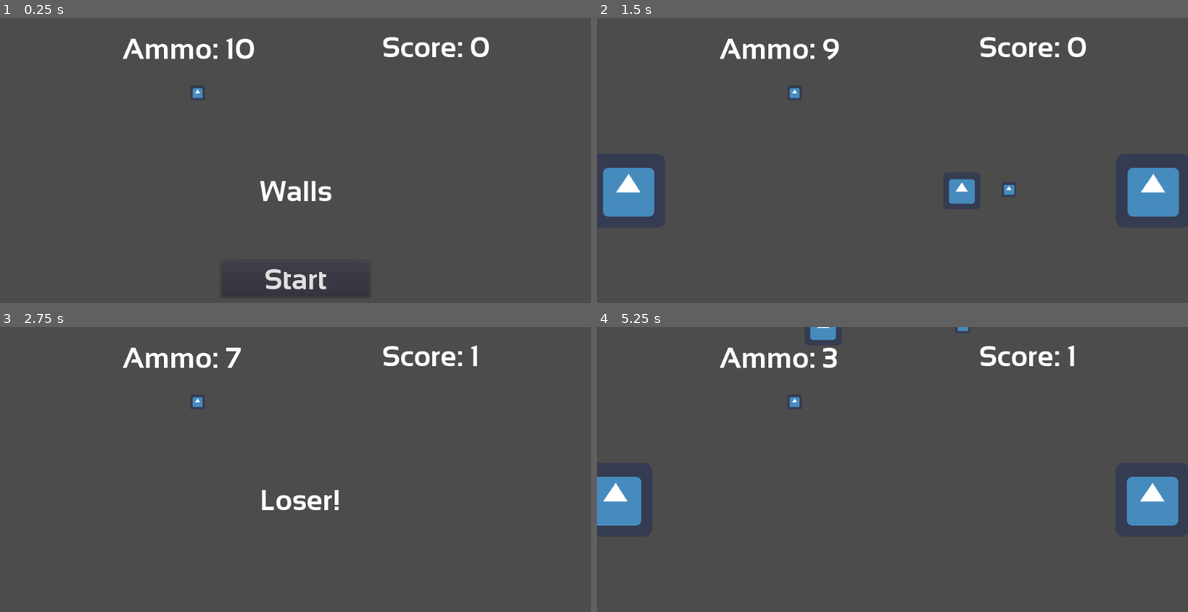
Above: before the commit, frames 1-4 (two rows, left to right).
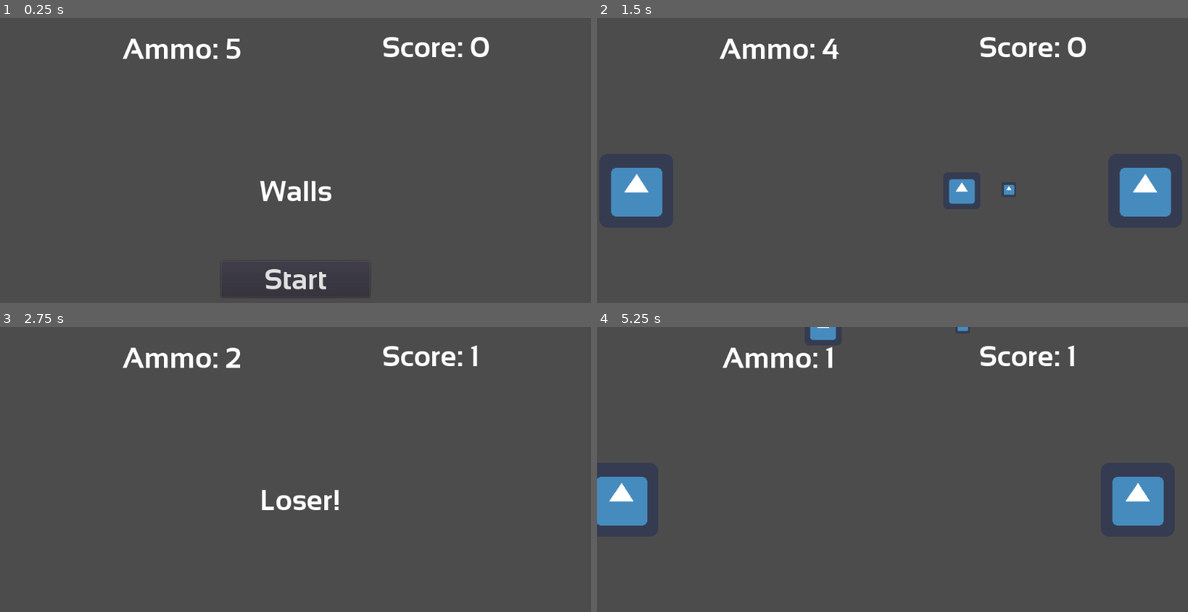
Above: after the commit, the same moments.

Repository: PerHenrikS/LudumDare42
Game: Godot game, scene res://Main.tscn
Same seed, same stepped clock (60 frames per second), same inputs: the game is played once before the commit and once after it. The engine's default icon, where the game draws it, is replaced by a stand-in: a white triangle on a blue panel in a dark square.
Inputs (mouse positions are in pixels of both pictures, inside the frame that each line leads up to):
- Up to frame 1 (0.25 s): no input
- Up to frame 2 (1.5 s): click "Start" at 0.5 s; move the mouse to (1022, 174) at 1.27 s; hold Right (ui_right) from 1.28 s (still down); tap Space (ui_select) at 1.35 s
- Up to frame 3 (2.75 s): tap Space (ui_select) at 1.52, 1.82, 2.1, 2.27, 2.57 s; move the mouse to (177, 517) at 2.02 s; release Right (ui_right) at 2.03 s; hold Down (ui_down) from 2.03 s (still down)
- Up to frame 4 (5.25 s): tap Enter at 2.75 s; move the mouse to (951, 423) at 2.77 s; release Down (ui_down) at 2.78 s; hold Right (ui_right) 2.78-3.5 s; tap Space (ui_select) at 2.85, 4.35, 4.52, 4.82, 5.1 s; click "Start" at 3.5 s; move the mouse to (862, 569) at 4.27 s; hold Up (ui_up) 4.28-5.03 s; move the mouse to (1069, 552) at 5.02 s; hold Left (ui_left) from 5.03 s (still down)

The runs differ from the first frame. In frame 1, 0.3% of the frame differs, in the area x 32-43%, y 6-29%; in frame 2, 1.5%; in frame 3, 0.1%; in frame 4, 2.2%, in the area x 0-99%, y 6-70%.

Commit message:
Gameplay ready

Diff:
--- a/Area2D.gd
+++ b/Area2D.gd
@@ -1,6 +1,9 @@
 extends Area2D
+
+signal speedup
 
 func _on_Collectable_area_entered(col):
 	if col.get_name() == "Player":
 		col.ammo()
+		col.speedup()
 		queue_free()
--- a/Collectable.tscn
+++ b/Collectable.tscn
@@ -8,7 +8,7 @@
 custom_solver_bias = 0.0
 extents = Vector2( 62.2349, 62.5692 )
 
-[node name="Collectable" type="Area2D" index="0"]
+[node name="Collectable" type="Area2D"]
 
 scale = Vector2( 0.2, 0.2 )
 input_pickable = true
--- a/Main.gd
+++ b/Main.gd
@@ -3,28 +3,43 @@
 var score
 var screen
 
+var walls
+var collectable = preload("res://Collectable.tscn")
+
 func _ready():
 	screen = get_viewport_rect().size
+	walls = [$LeftWall, $RightWall]
 
 func game_over():
 	$ScoreTimer.stop()
+	$SpawnTimer.stop()
 	$HUD.show_game_over()
 	$Player.end()
 	$LeftWall.end()
 	$RightWall.end()
+	var collectables = get_node("Collects").get_children()
+	for c in collectables:
+		c.queue_free()
 
 func new_game():
 	$ScoreTimer.start()
+	$SpawnTimer.wait_time = 2
+	$SpawnTimer.start()
 	score = 0
+	$Player.ammo = 5
+	$HUD.update_ammo($Player.ammo)
 
 	$HUD.update_score(score)
 	$HUD.show_message("")
-	$Player.start()
 
 	$LeftWall.start(Vector2(45, screen.y / 2), 1)
 	$RightWall.start(Vector2(screen.x - 45, screen.y / 2), -1)
+	$Player.start()
 
 func _on_ScoreTimer_timeout():
+	var i = randi()%2
+	print(i)
+	walls[i].velocity = walls[i].velocity*1.01
 	score += 1
 	$HUD.update_score(score)
 
@@ -34,3 +49,20 @@
 
 func _on_Player_ammo_display():
 	$HUD.update_ammo($Player.ammo)
+
+
+func _on_SpawnTimer_timeout():
+	var obj = collectable.instance()
+	#TODO: these still have some issue
+	var randX = rand_range($LeftWall.position.x+50, $RightWall.position.x-50)
+	var randY = rand_range(0, screen.y)
+
+	obj.position = Vector2(
+		randX,
+		randY
+	)
+	get_node("Collects").add_child(obj)
+
+func _on_Player_speed_up():
+	if $SpawnTimer.wait_time > .1:
+		$SpawnTimer.wait_time -= 0.2
--- a/Main.tscn
+++ b/Main.tscn
@@ -1,10 +1,9 @@
-[gd_scene load_steps=6 format=2]
+[gd_scene load_steps=5 format=2]
 
 [ext_resource path="res://Main.gd" type="Script" id=1]
 [ext_resource path="res://UI.tscn" type="PackedScene" id=2]
 [ext_resource path="res://Player.tscn" type="PackedScene" id=3]
 [ext_resource path="res://Wall.tscn" type="PackedScene" id=4]
-[ext_resource path="res://Collectable.tscn" type="PackedScene" id=5]
 
 [node name="Main" type="Node2D"]
 
@@ -33,14 +32,23 @@
 [node name="LeftWall" parent="." index="4" instance=ExtResource( 4 )]
 
 position = Vector2( 1100.9, 291.603 )
+pushback = 15
+movement_speed = 25
 
 [node name="RightWall" parent="." index="5" instance=ExtResource( 4 )]
 
 position = Vector2( -115.019, 282.709 )
+pushback = 15
+movement_speed = 25
 
-[node name="Collectable" parent="." index="6" instance=ExtResource( 5 )]
+[node name="SpawnTimer" type="Timer" parent="." index="6"]
 
-position = Vector2( 342.357, 130.244 )
+process_mode = 1
+wait_time = 1.0
+one_shot = false
+autostart = false
+
+[node name="Collects" type="Node2D" parent="." index="7"]
 
 [connection signal="start_game" from="HUD" to="." method="new_game"]
 
@@ -49,3 +57,7 @@
 [connection signal="ammo_display" from="Player" to="." method="_on_Player_ammo_display"]
 
 [connection signal="dead" from="Player" to="." method="_on_Player_dead"]
+
+[connection signal="speed_up" from="Player" to="." method="_on_Player_speed_up"]
+
+[connection signal="timeout" from="SpawnTimer" to="." method="_on_SpawnTimer_timeout"]
--- a/Player.gd
+++ b/Player.gd
@@ -1,6 +1,7 @@
 extends Area2D
 
 signal ammo_display
+signal speed_up
 signal dead
 
 #Export allows to be edited in Inspector
@@ -9,7 +10,7 @@
 var projectile = preload("res://Projectile.tscn")
 onready var fire_position = get_node("Position2D")
 var started = false
-var ammo = 10
+export var ammo = 5
 
 var dir = 1
 
@@ -21,9 +22,11 @@
 func end():
 	started = false
 	hide()
+	$CollisionShape2D.disabled = true
 
 func start():
 	self.position = Vector2(screensize.x/2, screensize.y/2)
+	$CollisionShape2D.disabled = false
 	show()
 	started = true
 
@@ -75,6 +78,10 @@
 	ammo += 1
 	emit_signal("ammo_display")
 
+#Emit signal via collided player
+func speedup():
+	emit_signal("speed_up")
+
 func _on_Player_body_entered(body):
 	if body.collision_layer == 3:
 		emit_signal("dead")
--- a/Player.tscn
+++ b/Player.tscn
@@ -27,7 +27,7 @@
 custom_solver_bias = 0.0
 extents = Vector2( 32.0456, 32.1692 )
 
-[node name="Player" type="Area2D"]
+[node name="Player" type="Area2D" index="0"]
 
 position = Vector2( 1.10213, 11.9604 )
 input_pickable = true
@@ -39,6 +39,7 @@
 audio_bus_name = "Master"
 script = ExtResource( 1 )
 speed = 600
+ammo = 5
 
 [node name="AnimatedSprite" type="AnimatedSprite" parent="." index="0"]
 
--- a/Wall.gd
+++ b/Wall.gd
@@ -11,12 +11,13 @@
 
 func end():
 	hide()
+	position = Vector2(200, 200)
 	$CollisionShape2D.disabled = true
 
 func start(start_position, direction):
 	dir = direction
+	position = start_position
 	$CollisionShape2D.disabled = false
-	position = start_position
 	velocity = Vector2(dir * movement_speed, 0)
 	show()
 
